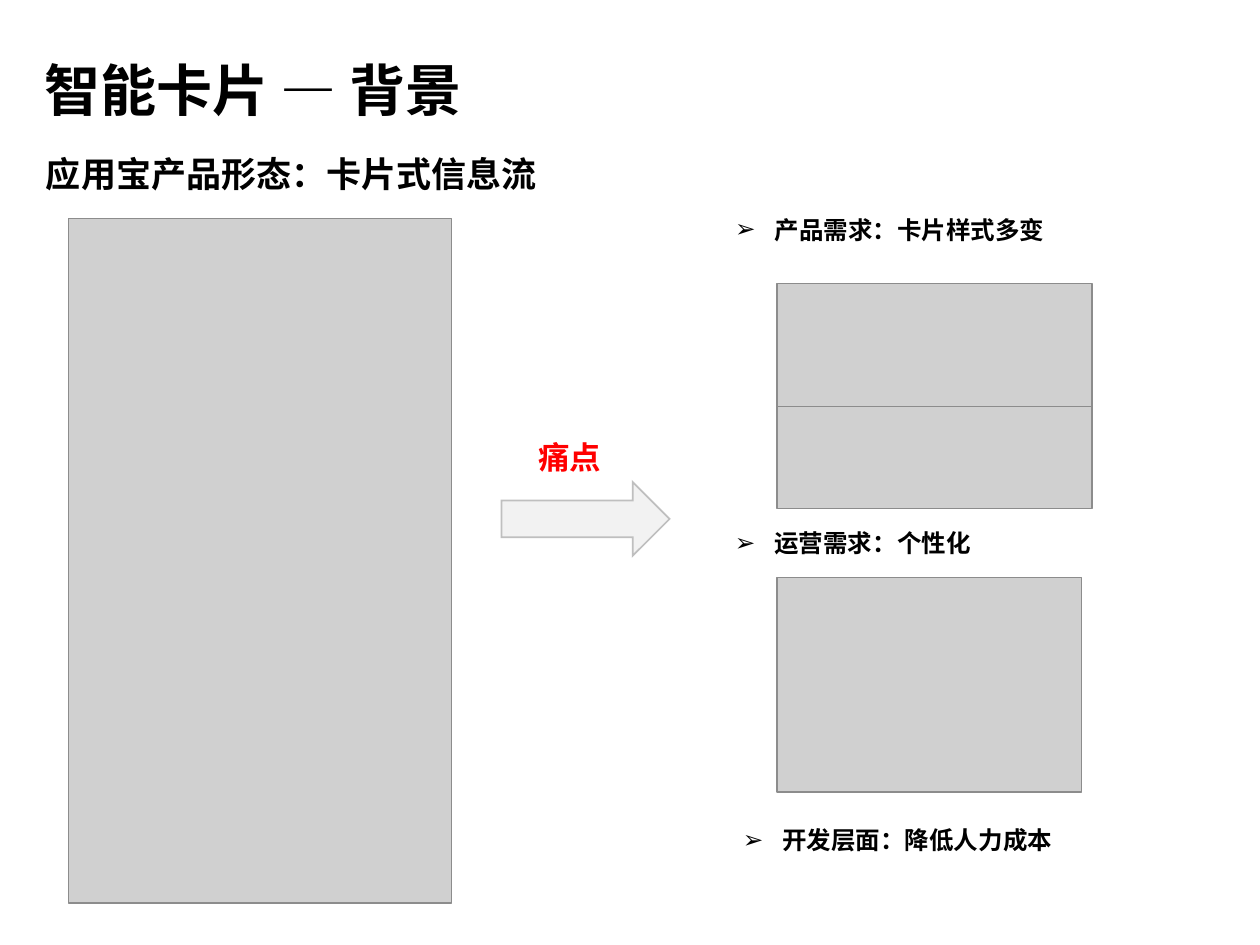
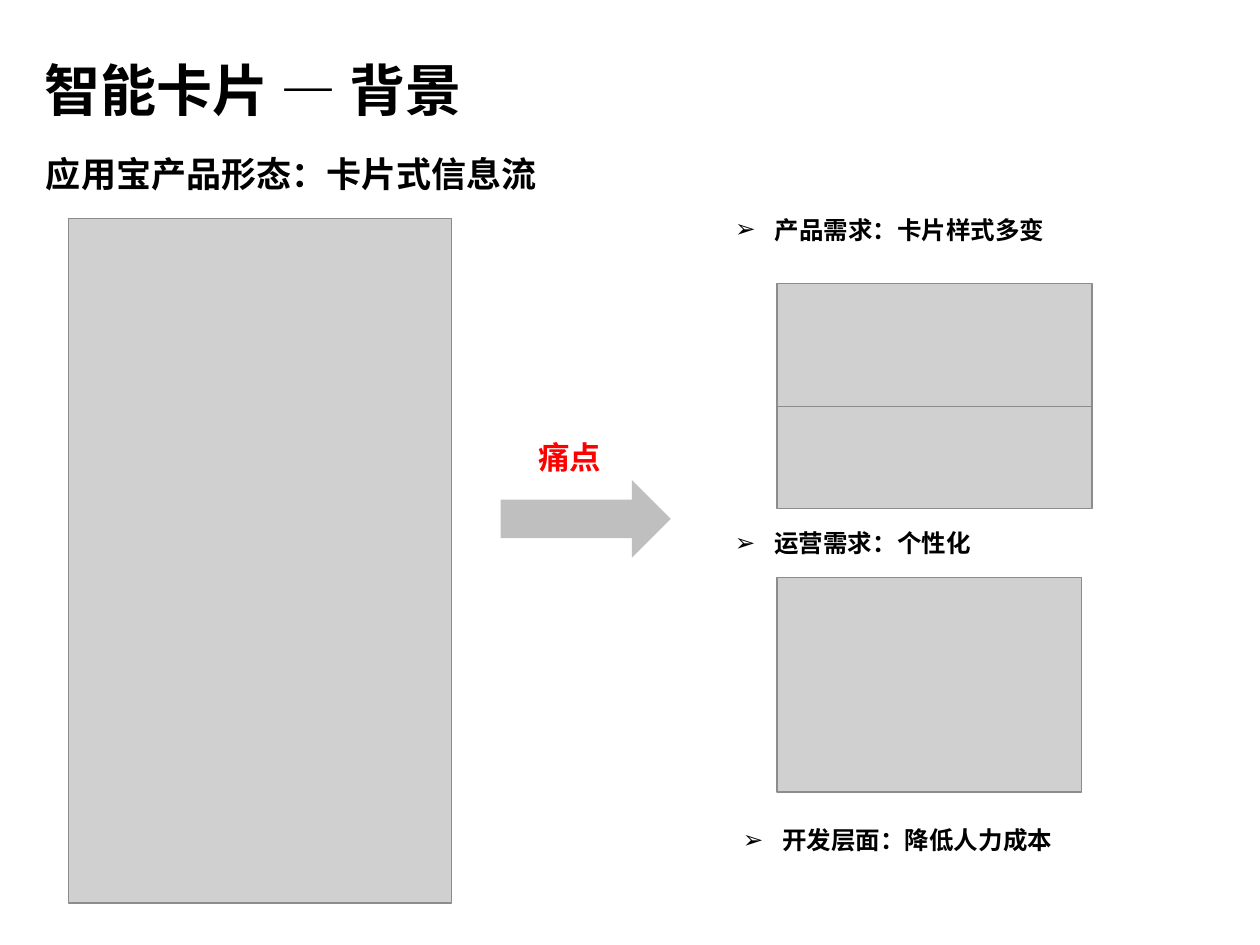
Before and after one commit to hamlingong/data, a slide deck: slide 4 of promote/龚海龙-v1.0.ppt. Drawn at 1260x945 pixels with LibreOffice and Linux fonts; fonts in the diff are those of the drawing; grey boxes stand for pictures; background and template pictures are left out. Boxes give left, top, right and bottom in pixels: in the first picture for what was removed or moved away, otherwise in the second. Text is boxed around its words. In the diff, an @@ line names an element or a change of style, - is before the commit and + after.

```diff
--- a/promote/龚海龙-v1.0.ppt
+++ b/promote/龚海龙-v1.0.ppt
@@ right arrow at box(501, 483, 669, 557): fill #F2F2F2 to #BFBFBF @@
```
Also in this commit, not shown: 2 other slides changed.
